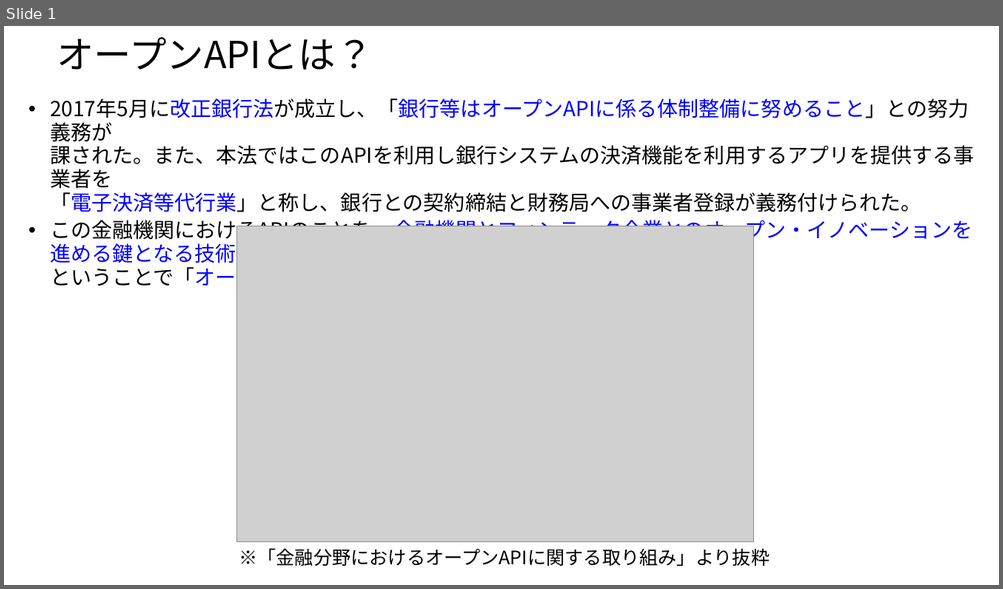
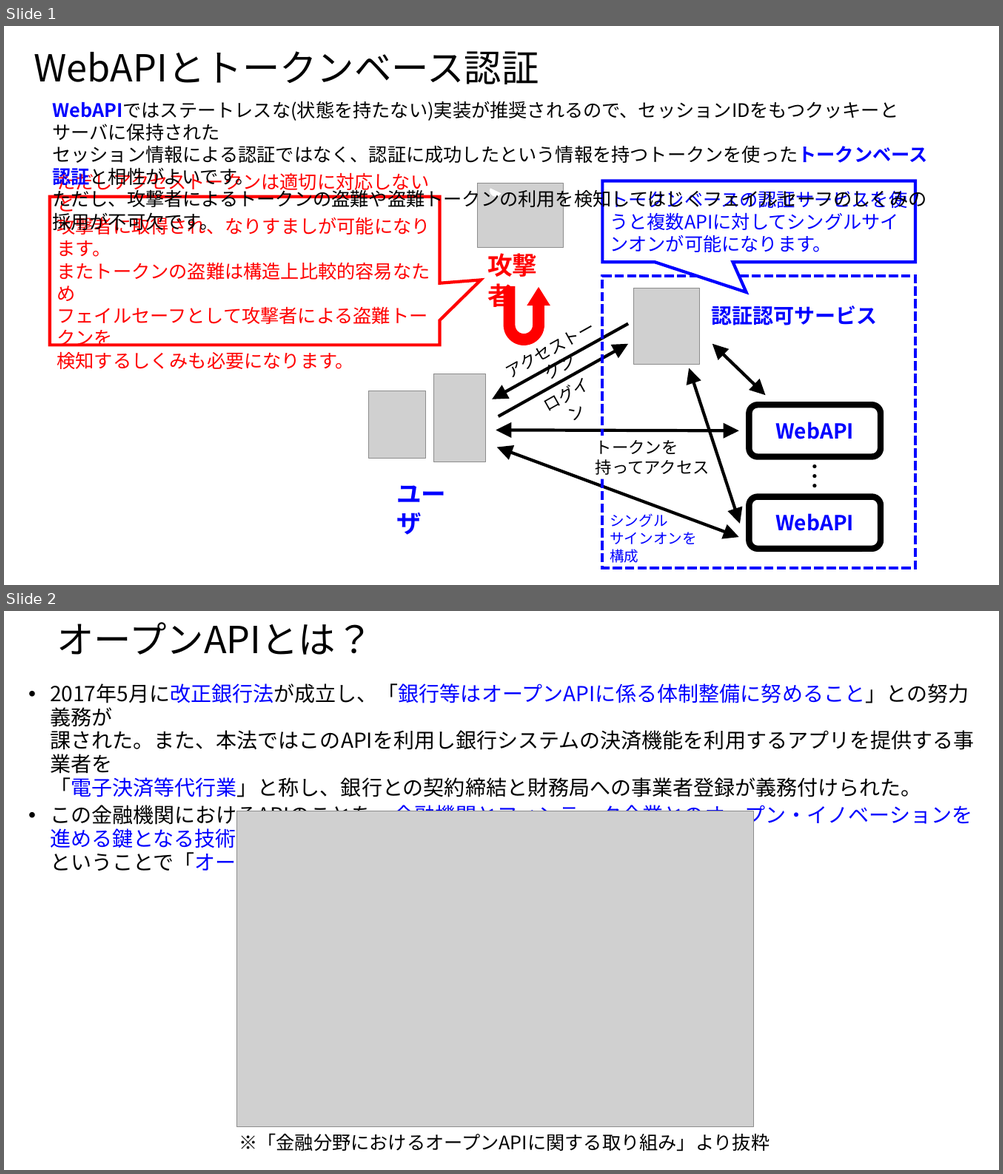
Before and after one commit to david3080/fido2, a slide deck: OIDC+FIDO.pptx. Shown one above the other, each under a label of ours: slide 1 before the commit, slides 1 and 2 after it. The pictures are 1003x589 and 1003x1174 pixels, drawn with LibreOffice and Linux fonts; fonts in the diff are those of the drawing; grey boxes stand for pictures. Boxes give left, top, right and bottom in pixels: in the first picture for what was removed or moved away, otherwise in the second. Text is boxed around its words. In the diff, an @@ line names an element or a change of style, - is before the commit and + after.

```diff
--- a/OIDC+FIDO.pptx
+++ b/OIDC+FIDO.pptx
@@ slide 1 added at <box>4,26,999,585</box>, background #FFFFFF @@
@@ text added at <box>34,51,539,84</box>, 36 pt, text #000000 @@
+WebAPIとトークンベース認証
@@ text added at <box>52,101,927,233</box>, 18 pt, text #000000 @@
+WebAPIではステートレスな(状態を持たない)実装が推奨されるので、セッションIDをもつクッキーとサーバに保持された
+セッション情報による認証ではなく、認証に成功したという情報を持つトークンを使ったトークンベース認証と相性がよいです。
+ただし、攻撃者によるトークンの盗難や盗難トークンの利用を検知してはじくフェイルセーフのしくみの採用が不可欠です。
@@ text added at <box>57,170,430,193</box>, 16 pt, text #000000 @@
+アクセストークン
@@ speech box added at <box>50,197,440,346</box>, fill #FFFFFF, outline #FF0000 3 pt, 18 pt, text #FF0000 @@
+ただしアクセストークンは適切に対応しないと
+攻撃者に取得され、なりすましが可能になります。
+またトークンの盗難は構造上比較的容易なため
+フェイルセーフとして攻撃者による盗難トークンを
+検知するしくみも必要になります。
@@ picture added at <box>477,184,563,247</box> @@
@@ pie slice (boxed as its full ellipse) added at <box>489,185,502,197</box>, fill #FFFFFF @@
@@ speech box added at <box>603,181,915,263</box>, fill #FFFFFF, outline #0000FF 3 pt, 18 pt, text #0000FF @@
+トークンベースの認証サービスを使うと複数APIに対してシングルサインオンが可能になります。
@@ text added at <box>487,253,537,312</box>, 24 pt, text #FF0000, bold @@
+攻撃者
@@ uturn arrow added at <box>504,286,550,346</box>, fill #FF0000 @@
@@ rectangle added at <box>603,276,915,568</box>, outline #0000FF 3 pt dashed, 14 pt, text #0000FF @@
+シングル
+サインオンを
+構成
@@ picture added at <box>634,289,700,366</box> @@
@@ text added at <box>711,306,876,326</box>, 20 pt, text #0000FF, bold @@
+認証認可サービス
@@ arrow added from (628, 323) to (492, 400), #000000 3 pt @@
@@ arrow added from (498, 417) to (628, 344), #000000 3 pt @@
@@ double arrow added from (765, 395) to (712, 344), #000000 3 pt @@
@@ picture added at <box>434,375,486,463</box> @@
@@ double arrow added from (740, 524) to (689, 369), #000000 3 pt @@
@@ picture added at <box>368,391,426,458</box> @@
@@ rounded rectangle added at <box>748,405,880,457</box>, fill #FFFFFF, outline #000000 6 pt, 20 pt, text #0000FF, bold @@
+WebAPI
@@ double arrow added from (495, 430) to (739, 431), #000000 3 pt @@
@@ text added at <box>595,440,709,475</box>, 16 pt, text #000000 @@
+トークンを
+持ってアクセス
@@ double arrow added from (497, 448) to (739, 538), #000000 3 pt @@
@@ text added at <box>800,455,836,493</box>, 28 pt, text #000000 @@
+…
@@ text added at <box>396,486,446,535</box>, 24 pt, text #0000FF, bold @@
+ユーザ
@@ text added at <box>609,511,697,545</box>, 16 pt, text #000000 @@
+ログイン
@@ rounded rectangle added at <box>748,497,880,550</box>, fill #FFFFFF, outline #000000 6 pt, 20 pt, text #0000FF, bold @@
+WebAPI
@@ what was slide 1 is now slide 2 @@
```
Also in this commit, not shown: 1 slide changed, 1 other file.
